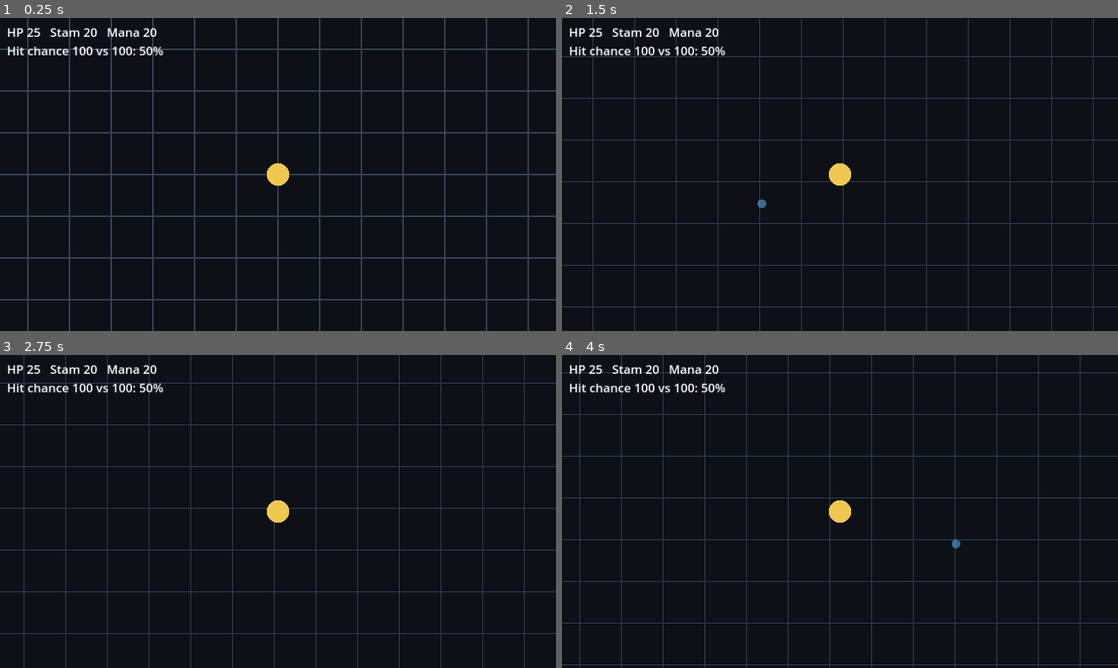
Above: before the commit, frames 1-4 (two rows, left to right).
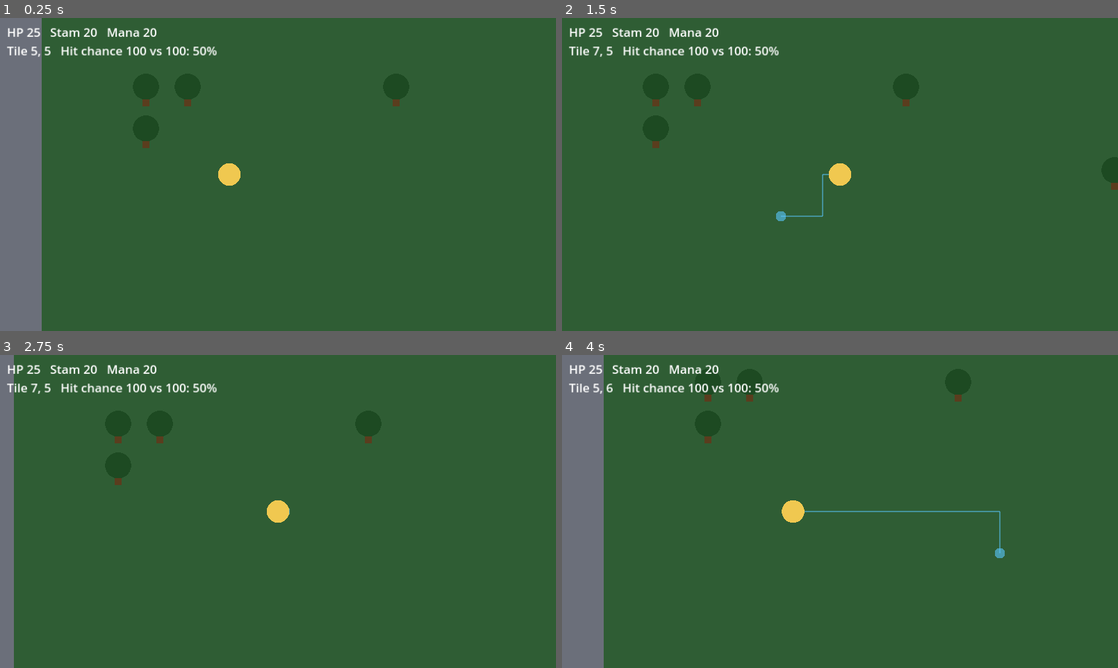
Above: after the commit, the same moments.

Repository: luckovsdeniss-denlu/Shardsight
Game: Godot game, scene res://scenes/main.tscn
Same seed, same stepped clock (60 frames per second), same inputs: the game is played once before the commit and once after it.
Inputs (mouse positions are in pixels of both pictures, inside the frame that each line leads up to):
- Up to frame 1 (0.25 s): no input
- Up to frame 2 (1.5 s): tap Enter at 0.5 s; move the mouse to (962, 158) at 0.52 s; click (962, 158) at 0.67 s; drag from (728, 190) to (812, 237) at 1.27 s
- Up to frame 3 (2.75 s): move the mouse to (333, 442) at 2.02 s; click (333, 442) at 2.17 s
- Up to frame 4 (4 s): drag from (812, 574) to (673, 464) at 2.77 s; move the mouse to (1006, 558) at 3.52 s; click (1006, 558) at 3.67 s

The runs differ from the first frame. In frame 1, 100% of the frame differs, in the area x 0-100%, y 0-100%; in frame 2, 100%; in frame 3, 100%; in frame 4, 100%.

Commit message:
Add tile map with collisions and A* tap-to-move
Co-Authored-By: Claude Sonnet 5.5 <noreply@anthropic.com>
Claude-Session: https://claude.ai/code/session_01H6LNxUGdbevPyoRQBBzvxK

Diff:
--- a/scripts/main.gd
+++ b/scripts/main.gd
@@ -1,28 +1,30 @@
 extends Node2D
-## Placeholder world: tile grid, tap or drag to walk there. Camera follows the player.
+## Tap or drag to walk. The world is a tile map; blocked tiles (walls, water, trees)
+## are routed around with A*, and taps on blocked tiles are ignored.
 
-const TILE := 96
-const COLS := 40
-const ROWS := 40
-const SPEED := 4.0 * TILE  # pixels per second
+const SPEED := 5.0 * World.TILE  # pixels per second
 
+var world := World.new()
 var hero := Hero.new()
-var pos := Vector2(COLS, ROWS) * TILE / 2.0
-var target := pos
+var pos := Vector2.ZERO
+var path: Array[Vector2] = []
 var held := false
 var cam := Camera2D.new()
+var hud := Label.new()
 
 
 func _ready() -> void:
+	pos = world.tile_center(Vector2i(5, 5))
+	var size := world.pixel_size()
+	cam.limit_left = 0
+	cam.limit_top = 0
+	cam.limit_right = int(size.x)
+	cam.limit_bottom = int(size.y)
 	add_child(cam)
 	var layer := CanvasLayer.new()
 	add_child(layer)
-	var hud := Label.new()
 	hud.position = Vector2(16, 12)
 	hud.add_theme_font_size_override("font_size", 28)
-	hud.text = "HP %d   Stam %d   Mana %d\nHit chance 100 vs 100: %d%%" % [
-		hero.max_hp(), hero.max_stamina(), hero.max_mana(),
-		roundi(Rules.hit_chance(100.0, 100.0) * 100.0)]
 	layer.add_child(hud)
 
 
@@ -31,27 +33,43 @@
 	if button != null and button.button_index == MOUSE_BUTTON_LEFT:
 		held = button.pressed
 		if held:
-			_set_target()
+			_walk_to(get_global_mouse_position())
 	elif event is InputEventMouseMotion and held:
-		_set_target()
+		_walk_to(get_global_mouse_position())
 
 
-func _set_target() -> void:
-	target = get_global_mouse_position().clamp(Vector2.ZERO, Vector2(COLS - 1, ROWS - 1) * TILE)
+func _walk_to(dest: Vector2) -> void:
+	if world.is_blocked(world.to_tile(dest)):
+		return
+	path = world.find_path(pos, dest)
 
 
 func _process(delta: float) -> void:
-	pos = pos.move_toward(target, SPEED * delta)
+	var budget := SPEED * delta
+	while budget > 0.0 and not path.is_empty():
+		var to_next := path[0] - pos
+		var dist := to_next.length()
+		if dist <= budget:
+			pos = path[0]
+			path.remove_at(0)
+			budget -= dist
+		else:
+			pos += to_next / dist * budget
+			budget = 0.0
 	cam.position = pos
+	var tile := world.to_tile(pos)
+	hud.text = "HP %d   Stam %d   Mana %d\nTile %d, %d   Hit chance 100 vs 100: %d%%" % [
+		hero.max_hp(), hero.max_stamina(), hero.max_mana(), tile.x, tile.y,
+		roundi(Rules.hit_chance(100.0, 100.0) * 100.0)]
 	queue_redraw()
 
 
 func _draw() -> void:
-	draw_rect(Rect2(Vector2.ZERO, Vector2(COLS, ROWS) * TILE), Color("0e1018"))
-	var line := Color("3c465a")
-	for i in range(COLS + 1):
-		draw_line(Vector2(i * TILE, 0), Vector2(i * TILE, ROWS * TILE), line, 2.0)
-	for j in range(ROWS + 1):
-		draw_line(Vector2(0, j * TILE), Vector2(COLS * TILE, j * TILE), line, 2.0)
-	draw_circle(target, 10.0, Color(0.35, 0.78, 1.0, 0.5))
+	world.draw_tiles(self)
+	if not path.is_empty():
+		var prev := pos
+		for p in path:
+			draw_line(prev, p, Color(0.35, 0.78, 1.0, 0.5), 4.0)
+			prev = p
+		draw_circle(path[path.size() - 1], 12.0, Color(0.35, 0.78, 1.0, 0.6))
 	draw_circle(pos, 26.0, Color("f0c850"))
--- /dev/null
+++ b/scripts/world.gd
@@ -0,0 +1,120 @@
+class_name World
+## Tile map: ASCII layout, collision lookup and A* pathfinding.
+## Legend: . grass   # wall   ~ water   T tree. Only grass is walkable.
+
+const TILE := 96
+enum Tile { GRASS, WALL, WATER, TREE }
+
+const LAYOUT := [
+	"################################",
+	"#..............................#",
+	"#..............................#",
+	"#..TT....T..........#########..#",
+	"#..T................#.......#..#",
+	"#.............TT....#.......#..#",
+	"#..............T....#.......#..#",
+	"#...................#.......#..#",
+	"#...................#.......#..#",
+	"#...................####.####..#",
+	"#..............................#",
+	"#..............................#",
+	"#.............##TT.#####.......#",
+	"#..............................#",
+	"#......~~~~~...................#",
+	"#.....~~~~~~~.........TT.......#",
+	"#.....~~~~~~~..........T.......#",
+	"#......~~~~~...................#",
+	"#..............................#",
+	"#.T.......................TT...#",
+	"#.TT...........................#",
+	"#..............................#",
+	"#..............................#",
+	"################################"
+]
+const COLORS := {
+	Tile.GRASS: Color("2f5d34"),
+	Tile.WALL: Color("6b6f7a"),
+	Tile.WATER: Color("2a5f9e"),
+	Tile.TREE: Color("2f5d34"),
+}
+
+var cols := 0
+var rows := 0
+var tiles: Array[int] = []
+var astar := AStarGrid2D.new()
+
+
+func _init() -> void:
+	rows = LAYOUT.size()
+	cols = String(LAYOUT[0]).length()
+	tiles.resize(cols * rows)
+	for y in range(rows):
+		for x in range(cols):
+			tiles[y * cols + x] = _parse(String(LAYOUT[y])[x])
+	astar.region = Rect2i(0, 0, cols, rows)
+	astar.cell_size = Vector2(TILE, TILE)
+	astar.diagonal_mode = AStarGrid2D.DIAGONAL_MODE_NEVER
+	astar.update()
+	for y in range(rows):
+		for x in range(cols):
+			if is_blocked(Vector2i(x, y)):
+				astar.set_point_solid(Vector2i(x, y), true)
+
+
+static func _parse(ch: String) -> int:
+	match ch:
+		"#":
+			return Tile.WALL
+		"~":
+			return Tile.WATER
+		"T":
+			return Tile.TREE
+		_:
+			return Tile.GRASS
+
+
+func pixel_size() -> Vector2:
+	return Vector2(cols, rows) * TILE
+
+
+func in_bounds(c: Vector2i) -> bool:
+	return c.x >= 0 and c.y >= 0 and c.x < cols and c.y < rows
+
+
+## Collision: anything that is not grass, and everything outside the map, blocks.
+func is_blocked(c: Vector2i) -> bool:
+	return not in_bounds(c) or tiles[c.y * cols + c.x] != Tile.GRASS
+
+
+func to_tile(p: Vector2) -> Vector2i:
+	return Vector2i((p / float(TILE)).floor())
+
+
+func tile_center(c: Vector2i) -> Vector2:
+	return (Vector2(c) + Vector2(0.5, 0.5)) * TILE
+
+
+## Waypoints (tile centres) from the tile under `from_px` to the tile under `to_px`,
+## not including the start tile. Empty if the target is blocked or unreachable.
+func find_path(from_px: Vector2, to_px: Vector2) -> Array[Vector2]:
+	var out: Array[Vector2] = []
+	var a := to_tile(from_px)
+	var b := to_tile(to_px)
+	if is_blocked(a) or is_blocked(b) or a == b:
+		return out
+	var ids := astar.get_id_path(a, b)
+	for i in range(1, ids.size()):
+		out.append(tile_center(ids[i]))
+	return out
+
+
+func draw_tiles(canvas: CanvasItem) -> void:
+	for y in range(rows):
+		for x in range(cols):
+			var t: int = tiles[y * cols + x]
+			var r := Rect2(Vector2(x, y) * TILE, Vector2(TILE, TILE))
+			canvas.draw_rect(r, COLORS[t])
+			canvas.draw_rect(r, Color(0, 0, 0, 0.15), false, 1.0)
+			if t == Tile.TREE:
+				canvas.draw_rect(Rect2(r.position + Vector2(40, 54), Vector2(16, 30)), Color("5a3d1e"))
+				canvas.draw_circle(r.position + Vector2(48, 38), 30.0, Color("1d4a22"))
